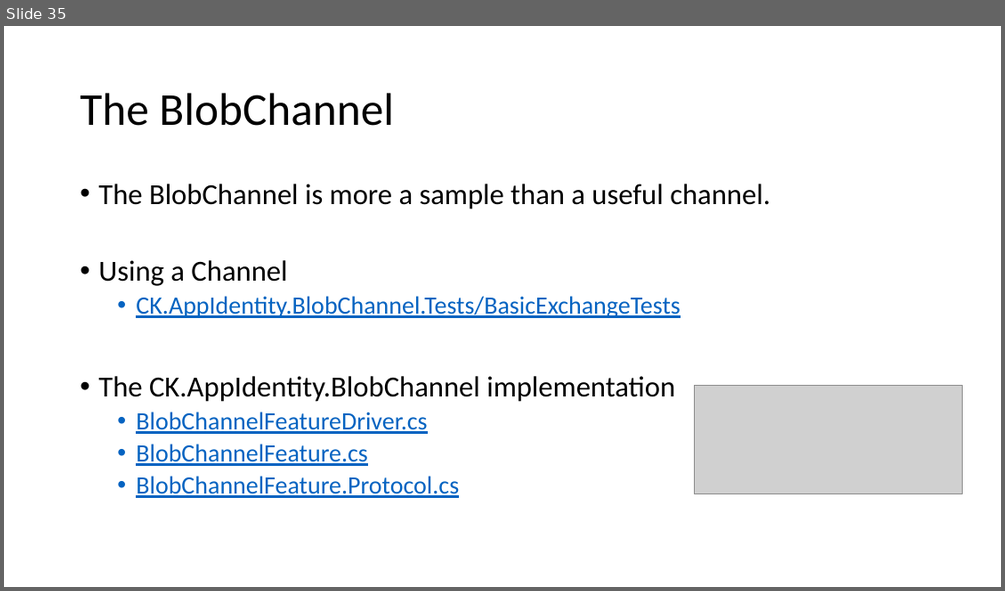
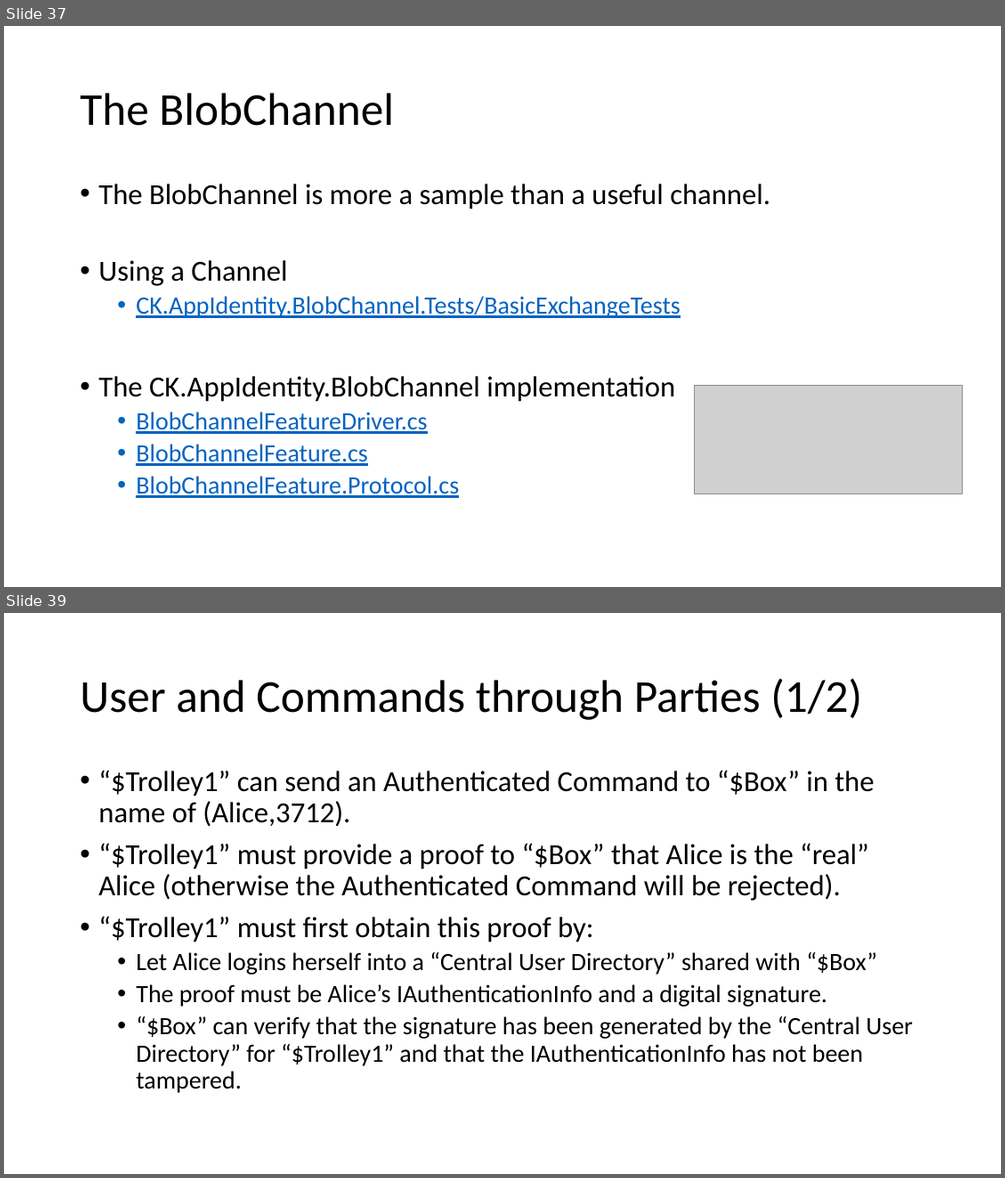
Before and after one commit to signature-opensource/CK-AppIdentity-Transport, a slide deck: Doc/CK-AppIdentity.pptx. Shown one above the other, each under a label of ours: slide 35 before the commit, slides 37 and 39 after it; the slides between them are not shown. The pictures are 1005x591 and 1005x1178 pixels, drawn with LibreOffice and Linux fonts; fonts in the diff are those of the drawing; grey boxes stand for pictures. Boxes give left, top, right and bottom in pixels: in the first picture for what was removed or moved away, otherwise in the second. Text is boxed around its words. In the diff, an @@ line names an element or a change of style, - is before the commit and + after.

```diff
--- a/Doc/CK-AppIdentity.pptx
+++ b/Doc/CK-AppIdentity.pptx
@@ slide 39 added at box(4, 613, 1001, 1174), background #FFFFFF @@
@@ title added at box(80, 678, 862, 720), 44 pt, text #000000 @@
+User and Commands through Parties (1/2)
@@ text added at box(98, 770, 913, 1093), 24 pt, text #000000 @@
+• “$Trolley1” can send an Authenticated Command to “$Box” in the name of (Alice,3712).
+• “$Trolley1” must provide a proof to “$Box” that Alice is the “real” Alice (otherwise the Authenticated Command will be rejected).
+• “$Trolley1” must first obtain this proof by:
+  • Let Alice logins herself into a “Central User Directory” shared with “$Box”
+  • The proof must be Alice’s IAuthenticationInfo and a digital signature.
+  • “$Box” can verify that the signature has been generated by the “Central User Directory” for “$Trolley1” and that the IAuthenticationInfo has not been tampered.
@@ what was slide 35 is now slide 37 @@
```
Also in this commit, not shown: 8 slides changed, 8 other slides added, 1 slide removed, 33 other files.
